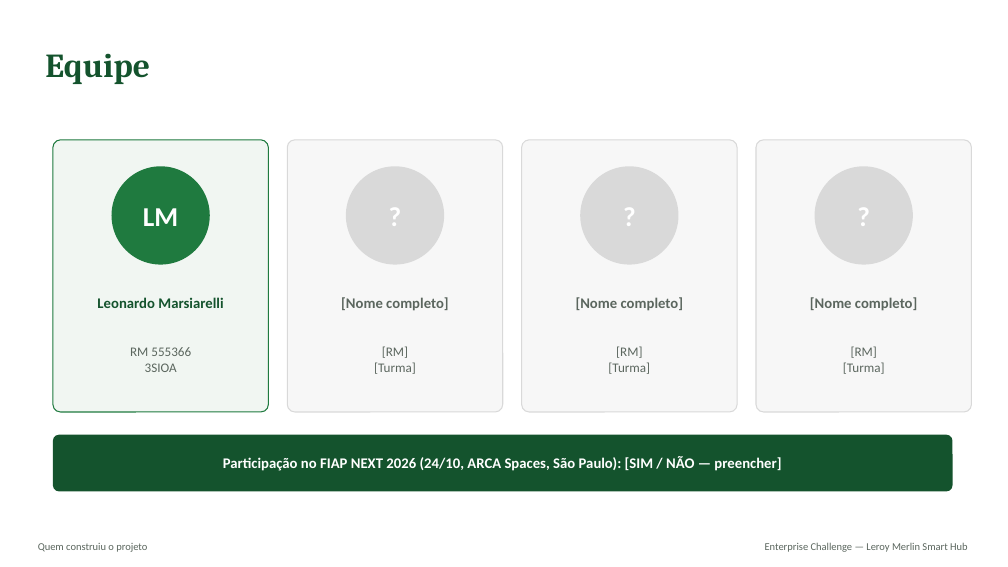
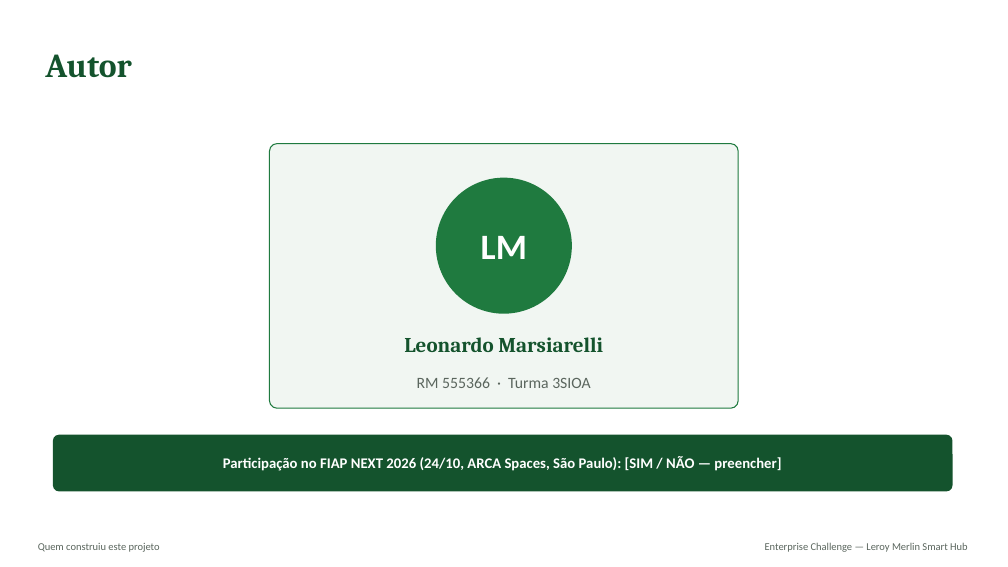
Before and after one commit to LeoMarsiarelli/Challenge-Leroy, a slide deck: slide 9 of docs/slides/leroy-merlin-smart-hub.pptx. Drawn at 1008x567 pixels with LibreOffice and Linux fonts; fonts in the diff are those of the drawing. Boxes give left, top, right and bottom in pixels: in the first picture for what was removed or moved away, otherwise in the second. Text is boxed around its words. In the diff, an @@ line names an element or a change of style, - is before the commit and + after.

Commit message:
Ajusta documentacao e slides para autoria individual
Remove linhas de placeholder para outros integrantes (README e slide de
autor da apresentacao), corrige o passo a passo de execucao para incluir
o git clone e o cd na pasta correta do repositorio, e ajusta o roteiro
do pitch para fala em primeira pessoa (trabalho individual).

```diff
--- a/docs/slides/leroy-merlin-smart-hub.pptx
+++ b/docs/slides/leroy-merlin-smart-hub.pptx
@@ text at (45, 54, 132, 78): text changed @@
-Equipe
+Autor
@@ rounded rectangle removed at (53, 140, 268, 412) @@
@@ rounded rectangle added at (269, 144, 738, 408), fill #F1F6F2, outline #1F7A3F 1 pt @@
@@ rounded rectangle removed at (287, 140, 503, 412) @@
@@ rounded rectangle removed at (522, 140, 737, 412) @@
@@ rounded rectangle removed at (756, 140, 972, 412) @@
@@ ellipse removed at (112, 166, 210, 265) @@
@@ ellipse removed at (346, 166, 445, 265) @@
@@ text removed at (346, 166, 445, 265) @@
-?
@@ text "LM": place and size @@
-text "LM" at (143, 208, 178, 226)
+text "LM" at (481, 236, 527, 259)
@@ text "LM" at (481, 236, 527, 259): size 26 to 34 pt @@
@@ ellipse added at (436, 178, 572, 314), fill #1F7A3F @@
@@ ellipse removed at (580, 166, 678, 265) @@
@@ text removed at (580, 166, 678, 265) @@
-?
@@ ellipse removed at (815, 166, 913, 265) @@
@@ text removed at (815, 166, 913, 265) @@
-?
@@ text removed at (341, 297, 448, 311) @@
-[Nome completo]
@@ text removed at (576, 297, 683, 311) @@
-[Nome completo]
@@ text removed at (810, 297, 917, 311) @@
-[Nome completo]
@@ text "Leonardo Marsiarelli": place and size @@
-text "Leonardo Marsiarelli" at (97, 297, 223, 308)
+text "Leonardo Marsiarelli" at (404, 337, 603, 352)
@@ text "Leonardo Marsiarelli" at (404, 337, 603, 352): size 14 to 20 pt, font Calibri to Cambria @@
@@ text removed at (374, 346, 416, 374) @@
-[RM]
-[Turma]
@@ text removed at (608, 346, 650, 374) @@
-[RM]
-[Turma]
@@ text removed at (843, 346, 885, 374) @@
-[RM]
-[Turma]
@@ text at (417, 377, 591, 388): text changed; size 12.5 to 15 pt @@
-RM 555366
-3SIOA
+RM 555366 · Turma 3SIOA
@@ text at (38, 543, 160, 552): text changed @@
-Quem construiu o projeto
+Quem construiu este projeto
```
Also in this commit, not shown: 3 other files.
